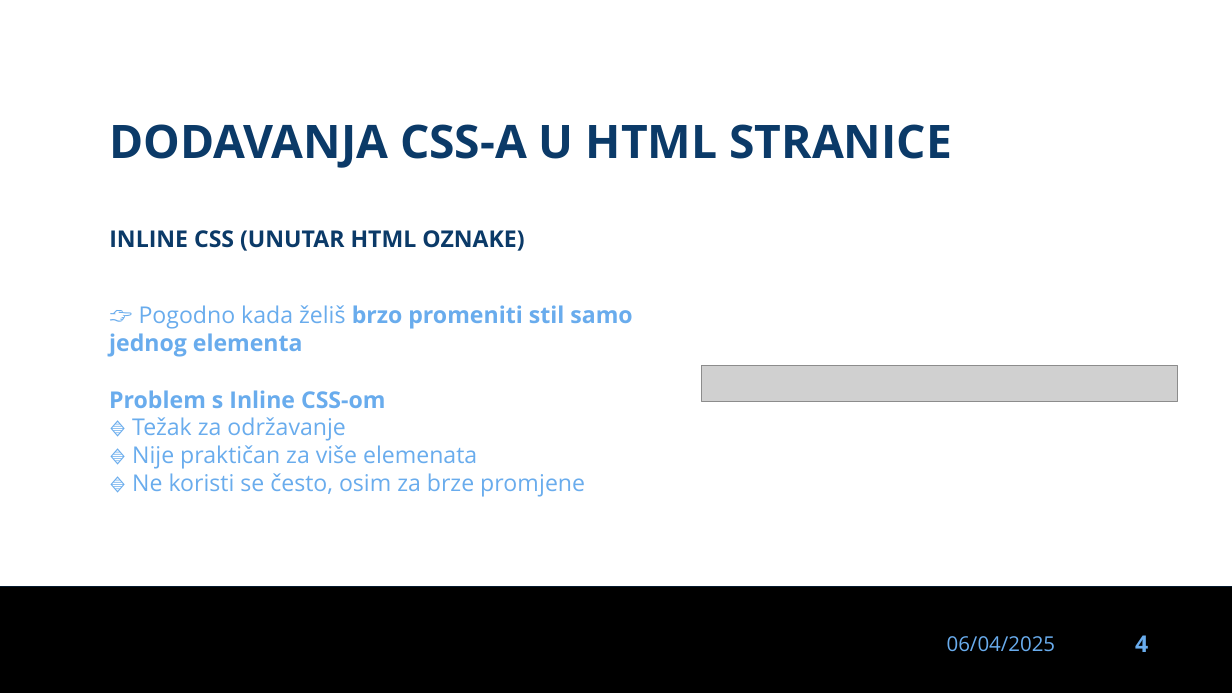
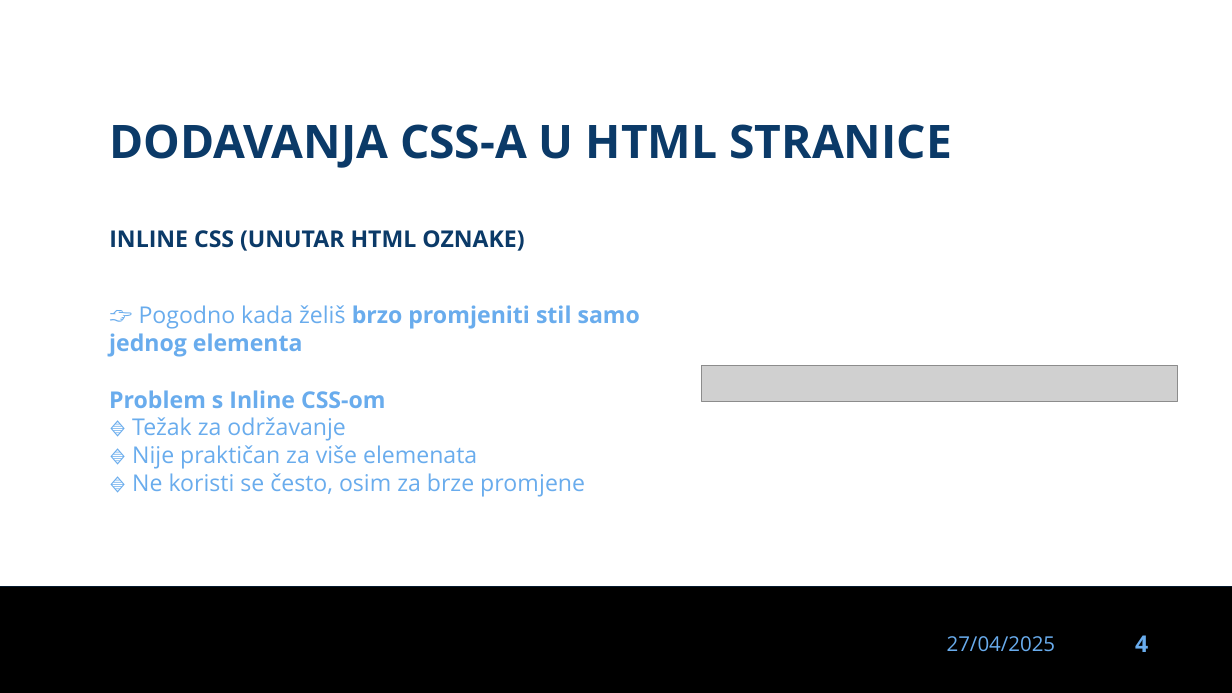
Before and after one commit to dinoDuvnjak/CTK, a slide deck: slide 4 of Bootcamp/css-uvod/css-uvod.pptx. Drawn at 1232x693 pixels with LibreOffice and Linux fonts; fonts in the diff are those of the drawing; grey boxes stand for pictures; background and template pictures are left out. Boxes give left, top, right and bottom in pixels: in the first picture for what was removed or moved away, otherwise in the second. Text is boxed around its words. In the diff, an @@ line names an element or a change of style, - is before the commit and + after.

```diff
--- a/Bootcamp/css-uvod/css-uvod.pptx
+++ b/Bootcamp/css-uvod/css-uvod.pptx
@@ text at (109, 305, 640, 356): text changed @@
-👉 Pogodno kada želiš brzo promeniti stil samo jednog elementa
+👉 Pogodno kada želiš brzo promjeniti stil samo jednog elementa
@@ text at (947, 636, 1056, 652): text changed @@
-06/04/2025
+27/04/2025
```
Also in this commit, not shown: 34 other slides changed, 3 slides added, 8 other files.
